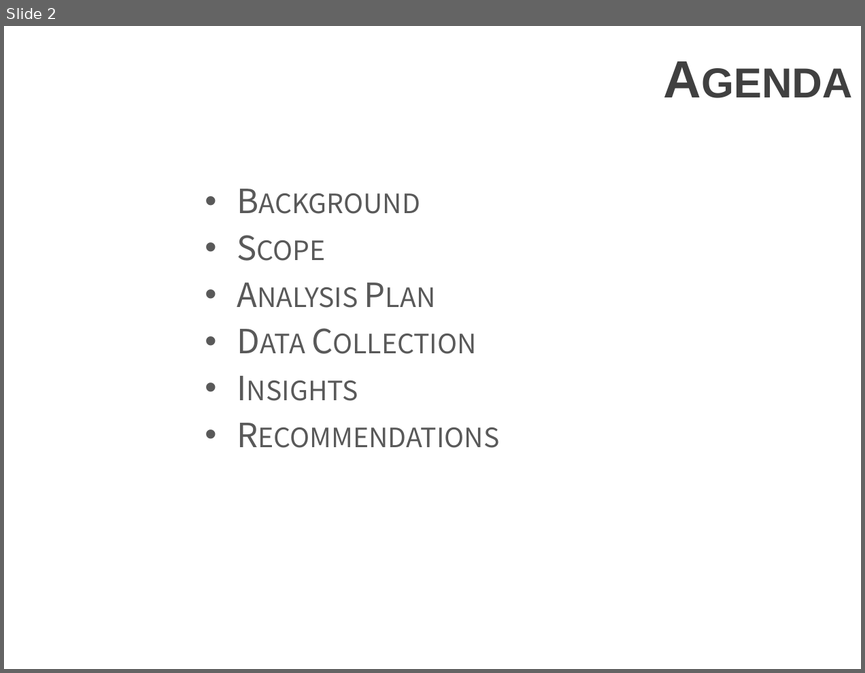
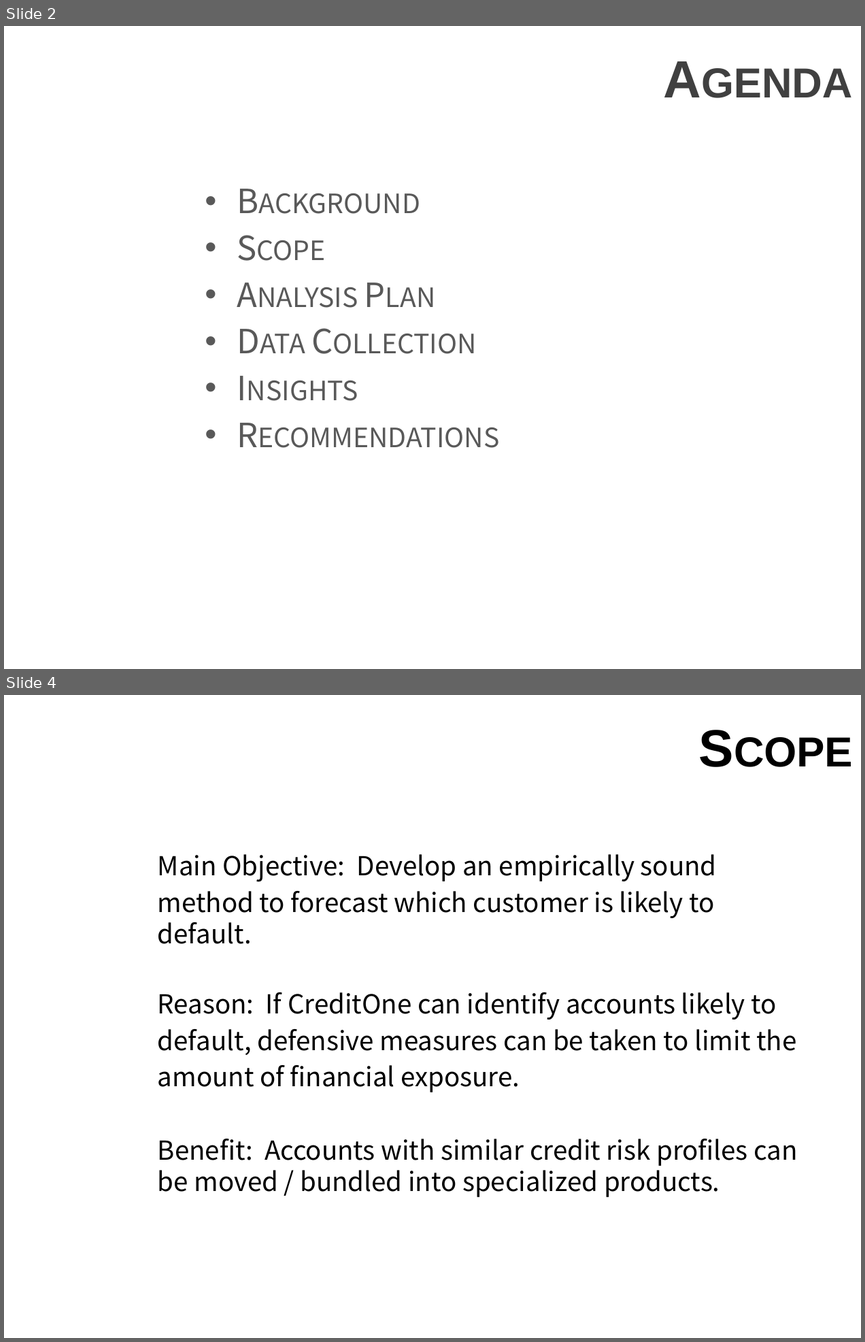
Before and after one commit to rjmclain1/DA1018UTA, a slide deck: C5T1_CreditOne.pptx. Shown one above the other, each under a label of ours: slide 2 before the commit, slides 2 and 4 after it; the slides between them are not shown. The pictures are 865x673 and 865x1342 pixels, drawn with LibreOffice and Linux fonts; fonts in the diff are those of the drawing; background and template pictures are left out. Boxes give left, top, right and bottom in pixels: in the first picture for what was removed or moved away, otherwise in the second. Text is boxed around its words. In the diff, an @@ line names an element or a change of style, - is before the commit and + after.

```diff
--- a/C5T1_CreditOne.pptx
+++ b/C5T1_CreditOne.pptx
@@ slide 4 added at [4,695,861,1338], background picture (left out) @@
@@ title added at [4,697,861,795], 44 pt, text #000000, bold, small capitals @@
+Scope
@@ text added at [158,854,798,1197], 22 pt, text #000000 @@
+Main Objective: Develop an empirically sound
+method to forecast which customer is likely to default.
+Reason: If CreditOne can identify accounts likely to
+default, defensive measures can be taken to limit the
+amount of financial exposure.
+Benefit: Accounts with similar credit risk profiles can be moved / bundled into specialized products.
```
Also in this commit, not shown: 1 slide changed, 5 other slides added, 5 slides removed.
